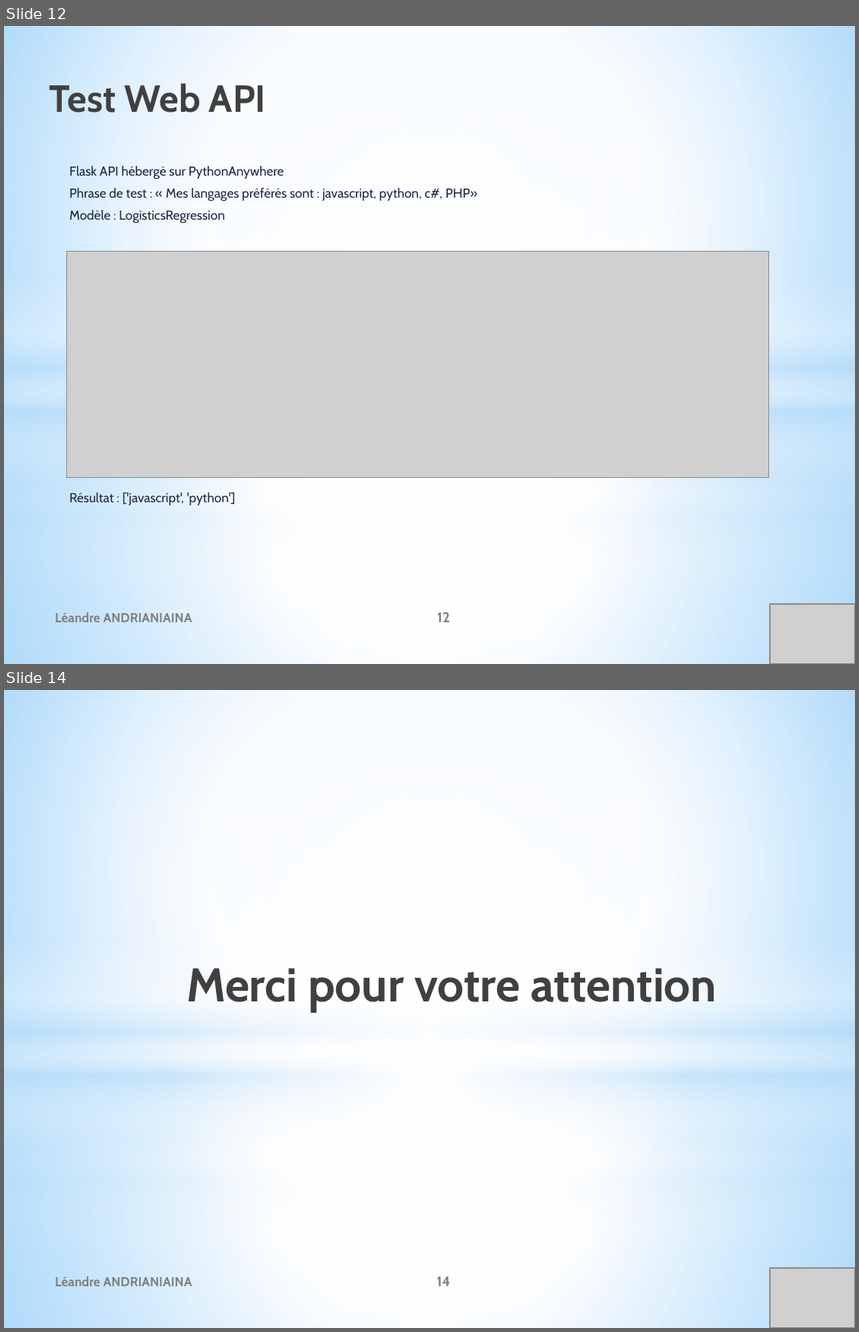
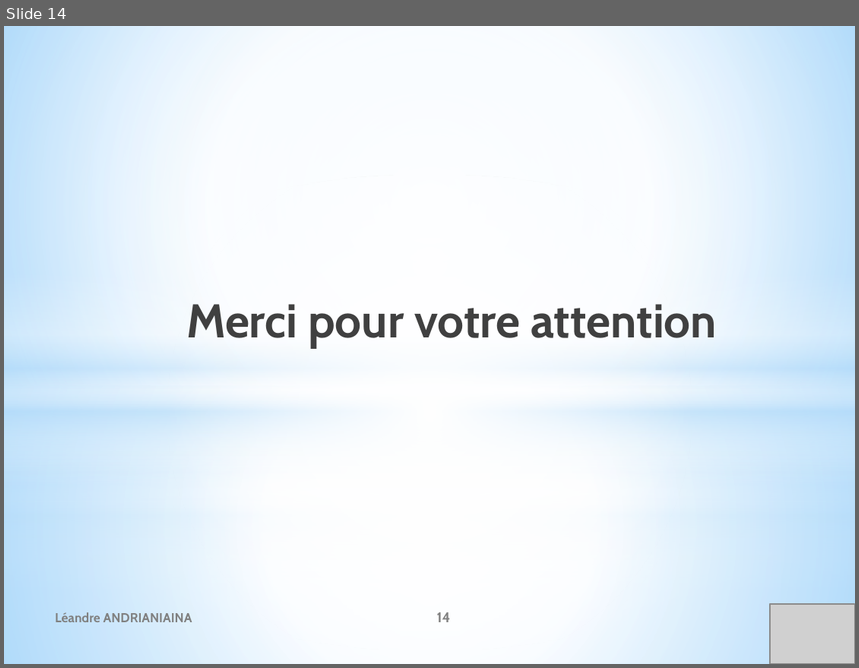
Before and after one commit to leandre12/houseprice, a slide deck: documents/P8_Presentationprojet.pptx. Shown one above the other, each under a label of ours: slides 12 and 14 before the commit, slide 14 after it; the slides between them are not shown. The pictures are 859x1332 and 859x668 pixels, drawn with LibreOffice and Linux fonts; fonts in the diff are those of the drawing; grey boxes stand for pictures. Boxes give left, top, right and bottom in pixels: in the first picture for what was removed or moved away, otherwise in the second. Text is boxed around its words. In the diff, an @@ line names an element or a change of style, - is before the commit and + after.

```diff
--- a/documents/P8_Presentationprojet.pptx
+++ b/documents/P8_Presentationprojet.pptx
@@ slide 12 removed at <box>4,26,855,664</box>, background gradient #9ED5FF to #FFFFFF to #5BB9FF; not listed: 8 template elements that a slide beside it also shows @@
@@ title removed at <box>50,83,266,113</box> @@
-Test Web API
@@ text removed at <box>69,166,477,506</box> @@
-Flask API hébergé sur PythonAnywhere
-Phrase de test : « Mes langages préférés sont : javascript, python, c#, PHP»
-Modèle : LogisticsRegression
-Résultat : ['javascript', 'python']
@@ picture removed at <box>66,252,769,478</box> @@
@@ text removed at <box>55,613,192,623</box> @@
-Léandre ANDRIANIAINA
@@ page number removed at <box>437,613,450,623</box> @@
-12
@@ picture removed at <box>770,604,855,664</box> @@
```
Also in this commit, not shown: 7 slides changed, 6 slides added, 5 other slides removed, 9 other files.
